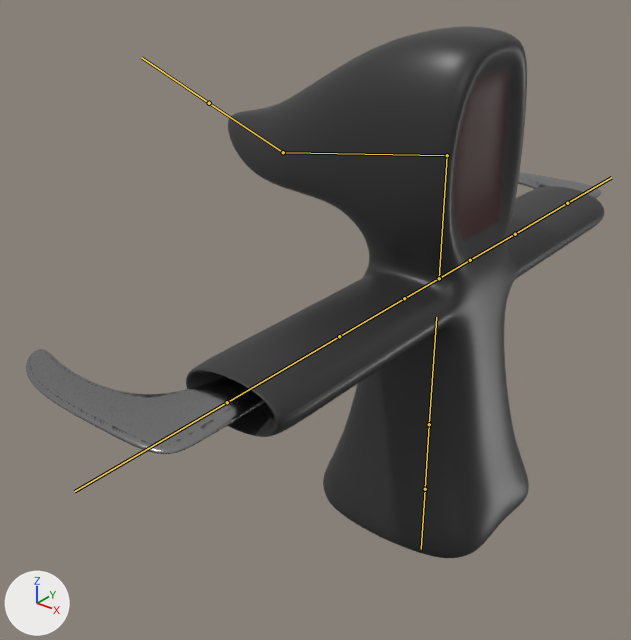
Two versions of the FBX model Assets/Models/Shadev2.fbx, one commit apart.
The view is the same before and after, from a 50 mm lens placed at (2.61, -4.53, 4.11), pointed at (-0.79, -0.28, 1.47). Lighting does not change. The marker at lower left points along +X, +Y and +Z. Both versions are drawn at frame 2 of the action 'Armature|ArmatureAction'; the numbers are the values there. The bones that bend it are drawn over the model as lines.

In view in the first picture: 'Shade'.
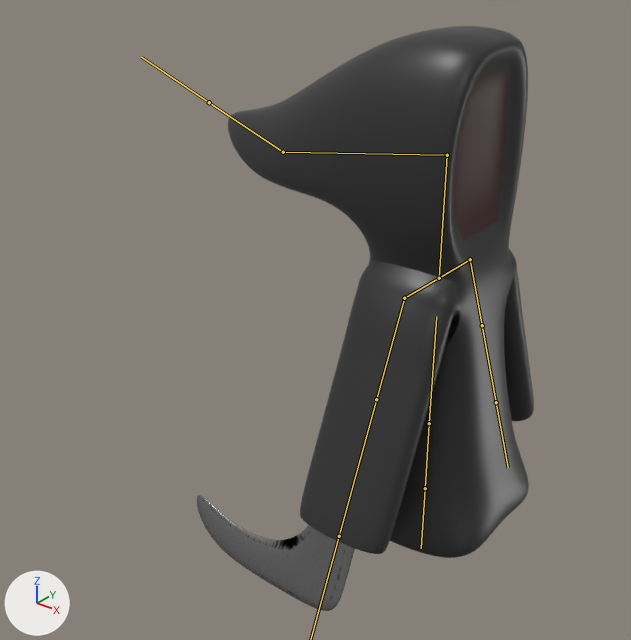
Edits to the bpy script that builds the scene:
```text
Change bone_rarm:
    where bone_rarm = bpy.data.objects['Armature'].pose.bones['RArm']  # child of 'RShoulder'
    bone_rarm.rotation_quaternion: (1.0, 0.0, 0.0, 0.0) -> (0.838, 0.545, 0.0, 0.0)  # degrees (0, 0, 0) -> degrees (66, 0, 0)
Change bone_larm:
    where bone_larm = bpy.data.objects['Armature'].pose.bones['LArm']  # child of 'LShoulder'
    bone_larm.rotation_quaternion: (1.0, 0.0, 0.0, 0.0) -> (0.838, -0.545, 0.0, 0.0)  # degrees (0, 0, 0) -> degrees (-66, 0, 0)
```

Pixel boxes [x1, y1, x2, y2] of what changed, in the pictures (631 x 640 px):
'Shade', posed (42% narrower, 10% taller): before [26, 27, 604, 558]; after [197, 26, 534, 611]
bone 'RArm', root to tip: before (404, 298) to (339, 336); after (404, 298) to (376, 399)
bone 'LArm', root to tip: before (470, 260) to (515, 234); after (470, 259) to (482, 325)
